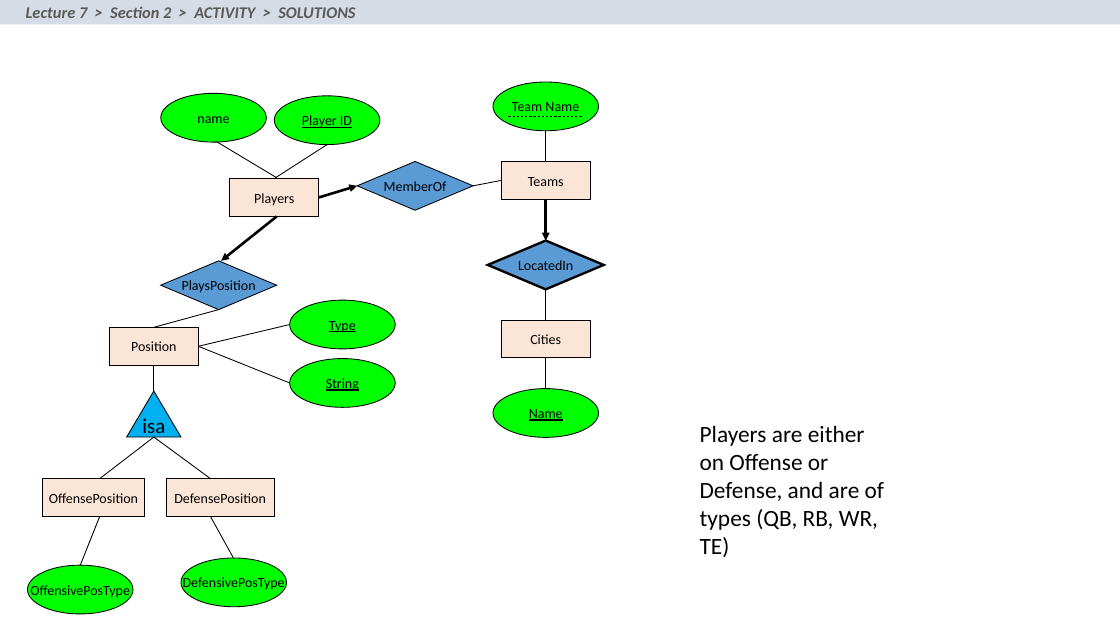
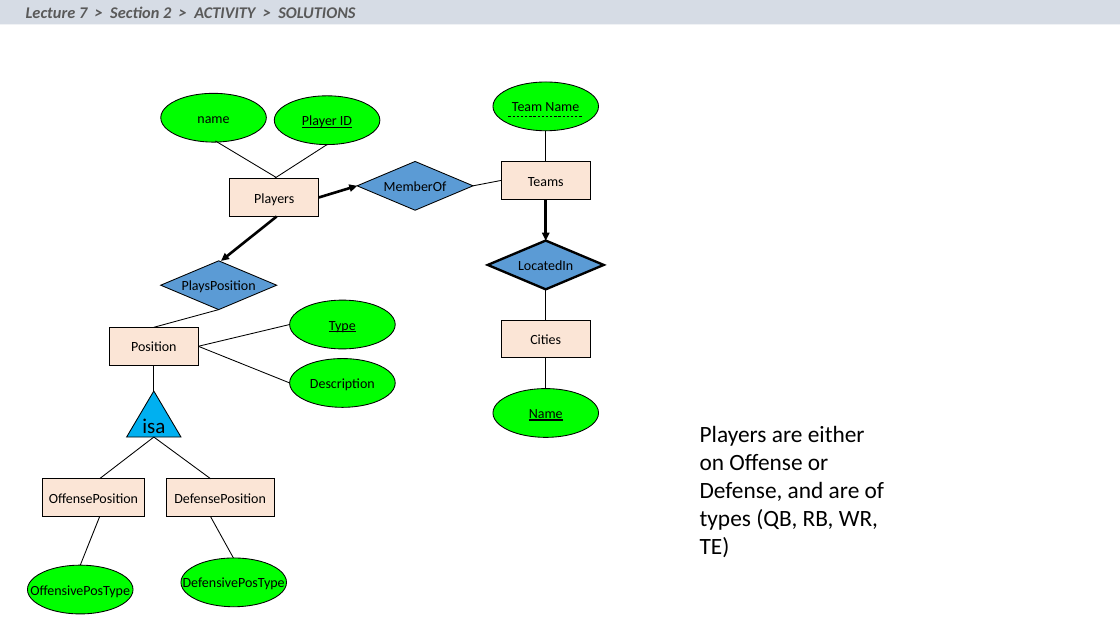
Before and after one commit to yazduni-cs/database-fall2018, a slide deck: slide 27 of lectures/lecture-6-7-8/Lecture_8_ER.pptx. Drawn at 1120x630 pixels with LibreOffice and Linux fonts; fonts in the diff are those of the drawing. Boxes give left, top, right and bottom in pixels: in the first picture for what was removed or moved away, otherwise in the second. Text is boxed around its words. In the diff, an @@ line names an element or a change of style, - is before the commit and + after.

```diff
--- a/lectures/lecture-6-7-8/Lecture_8_ER.pptx
+++ b/lectures/lecture-6-7-8/Lecture_8_ER.pptx
@@ text in ellipse at (x1=310, y1=378, x2=375, y2=391): text changed @@
-String
+Description
```
Also in this commit, not shown: 1 other slide changed, 3 other files.
